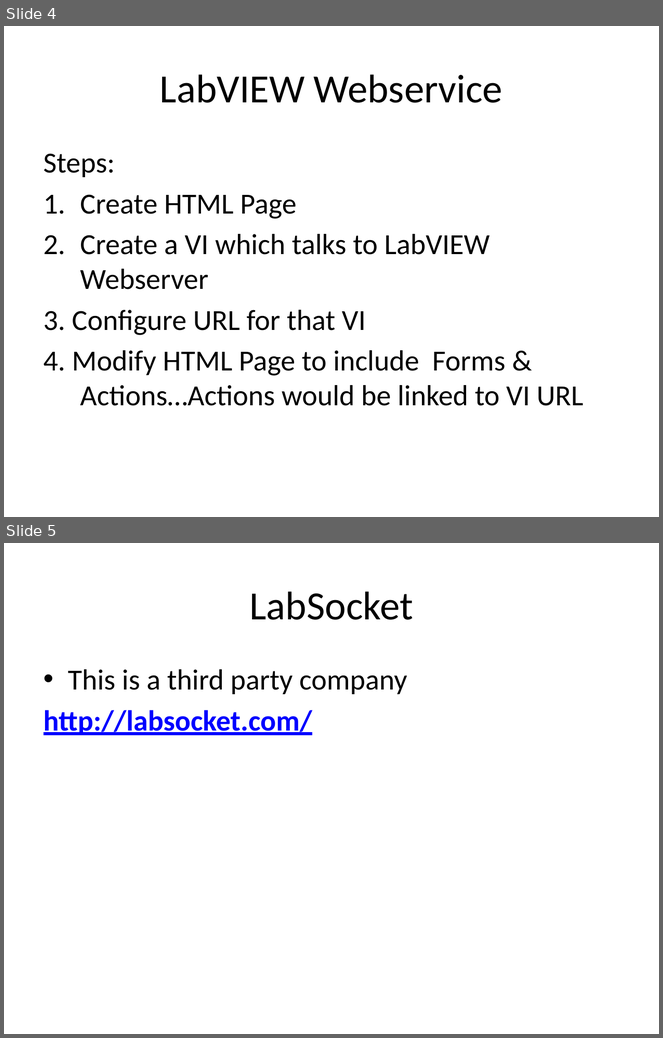
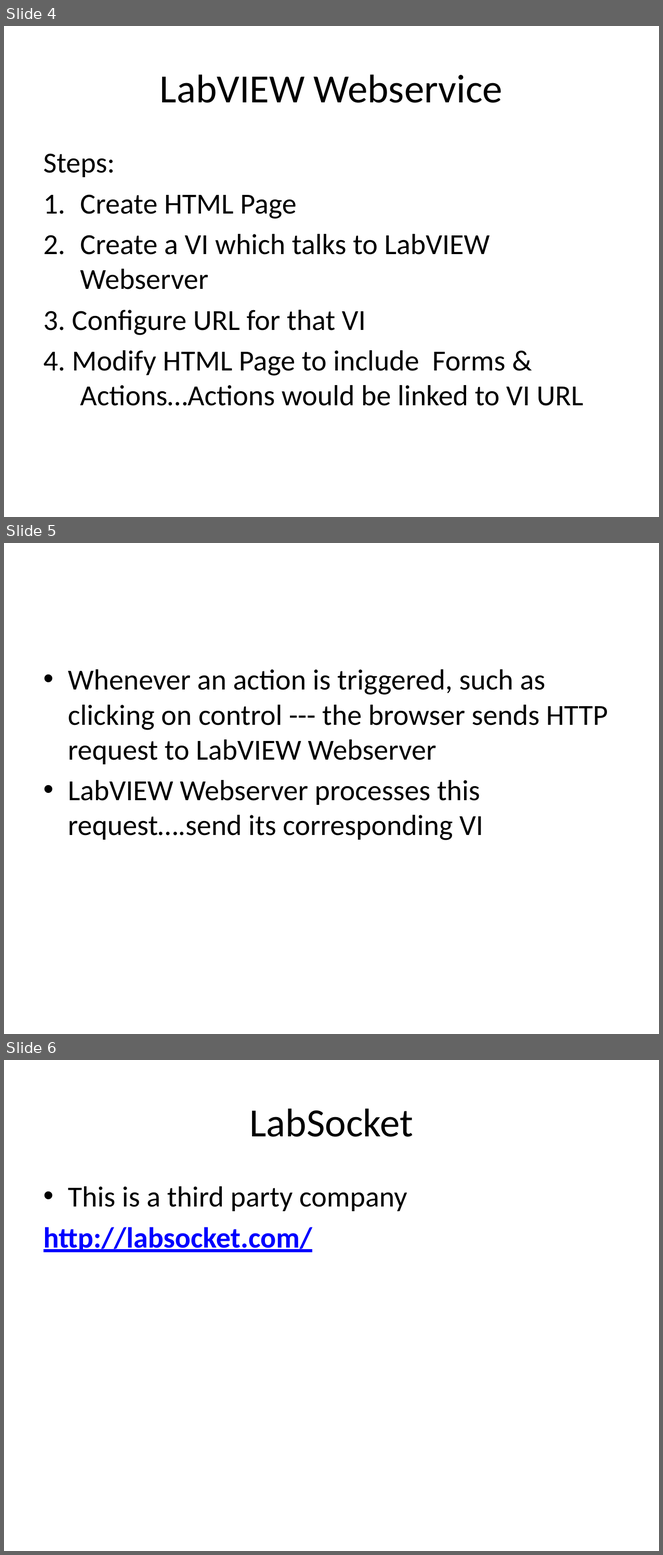
Before and after one commit to kalyanramu/Presentations, a slide deck: Remote Interfaces.pptx. Shown one above the other, each under a label of ours: slides 4 and 5 before the commit, slides 4, 5 and 6 after it. The pictures are 663x1038 and 663x1555 pixels, drawn with LibreOffice and Linux fonts; fonts in the diff are those of the drawing. Boxes give left, top, right and bottom in pixels: in the first picture for what was removed or moved away, otherwise in the second. Text is boxed around its words. In the diff, an @@ line names an element or a change of style, - is before the commit and + after.

```diff
--- a/Remote Interfaces.pptx
+++ b/Remote Interfaces.pptx
@@ slide 5 added at (x1=4, y1=543, x2=659, y2=1034), background #FFFFFF @@
@@ text added at (x1=68, y1=669, x2=608, y2=840), 32 pt, text #000000 @@
+• Whenever an action is triggered, such as clicking on control --- the browser sends HTTP request to LabVIEW Webserver
+• LabVIEW Webserver processes this request….send its corresponding VI
@@ what was slide 5 is now slide 6 @@
```
Also in this commit, not shown: 1 slide changed, 1 other slide added.
